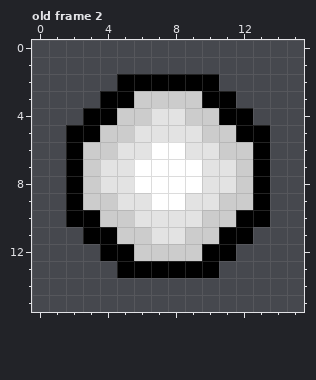
Pixel-art file, stored at img/other/playerBullet.ase. The picture above was drawn from the file before the commit.
16x16 pixels, 4 frames. Shown: old frame 2. The commit also changed other frames, which this record leaves out.
After:
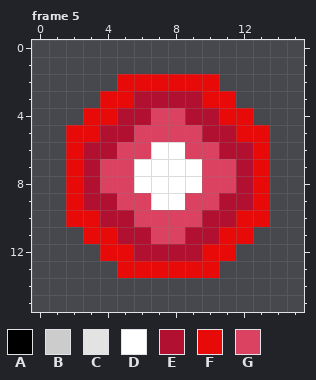
Palette (. is transparent): A #000000  B #cccccc  C #e3e3e3  D #ffffff  E #b21030  F #e80909  G #db4161
A new or re-ordered frame is compared with the old frame closest to it.
Difference:
frames 4 -> 6
Changed rows in their new state; - is an unchanged pixel.
Frame 5 is new; against old frame 2:
first column x 2:
 2 ---FFFFFF---
 3 --FFEEEEFF--
 4 -FFEEGGEEFF-
 5 FFEEGGGGEEFF
 6 FEEGG--GGEEF
 7 FEGG----GGEF
 8 FEGG----GGEF
 9 FEEGG--GGEEF
10 FFEEGGGGEEFF
11 -FFEEGGEEFF-
12 --FFEEEEFF--
13 ---FFFFFF---
Pixel boxes of the changes (left, top, right, bottom) in both pictures:
changed: (66, 74, 270, 278)
